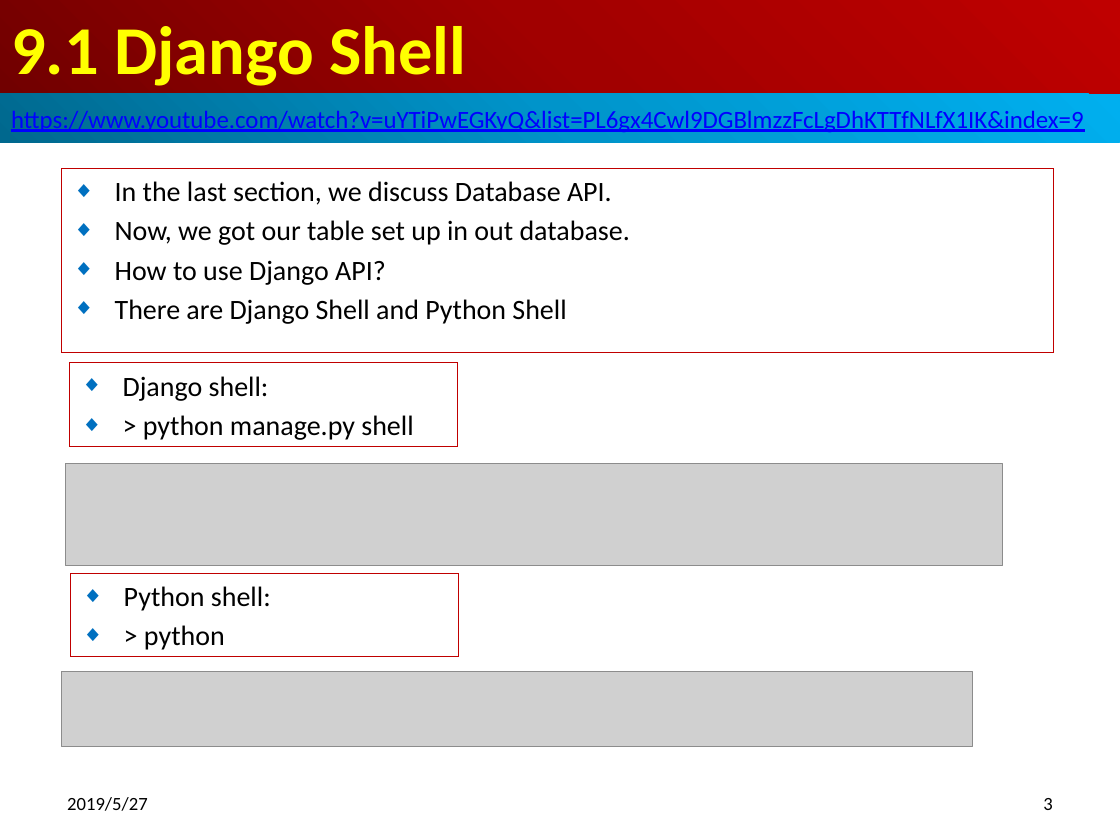
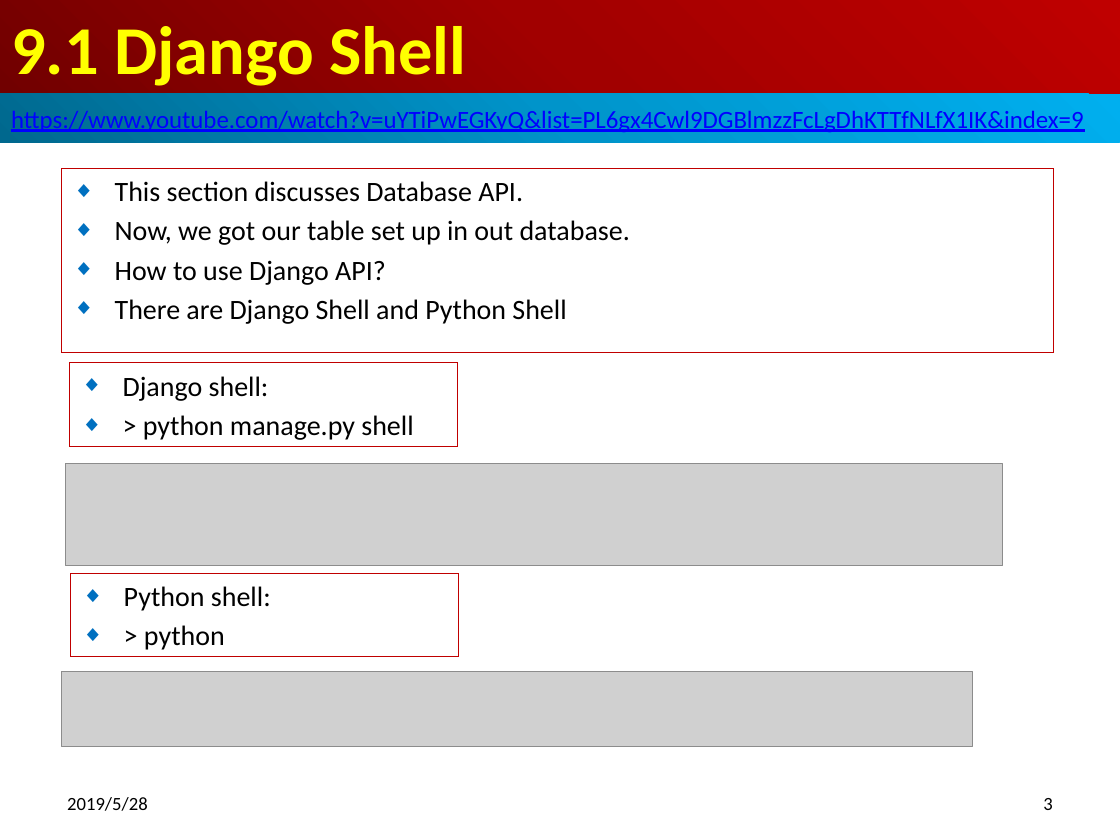
Before and after one commit to peterhchen/500-Django-Basic, a slide deck: slide 3 of 09_DatabaseAPI/09_DatabaseAPI.pptx. Drawn at 1120x840 pixels with LibreOffice and Linux fonts; fonts in the diff are those of the drawing; grey boxes stand for pictures. Boxes give left, top, right and bottom in pixels: in the first picture for what was removed or moved away, otherwise in the second. Text is boxed around its words. In the diff, an @@ line names an element or a change of style, - is before the commit and + after.

```diff
--- a/09_DatabaseAPI/09_DatabaseAPI.pptx
+++ b/09_DatabaseAPI/09_DatabaseAPI.pptx
@@ subtitle at (115, 181, 523, 202): text changed @@
-◆ In the last section, we discuss Database API.
+◆ This section discusses Database API.
@@ text at (67, 797, 148, 811): text changed @@
-2019/5/27
+2019/5/28
```
Also in this commit, not shown: 20 other slides changed.
